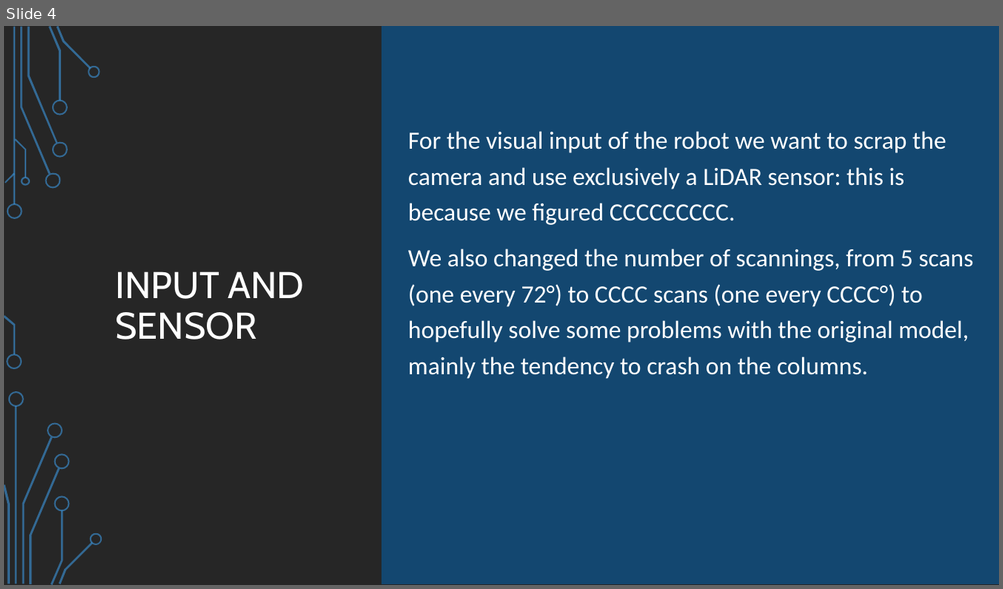
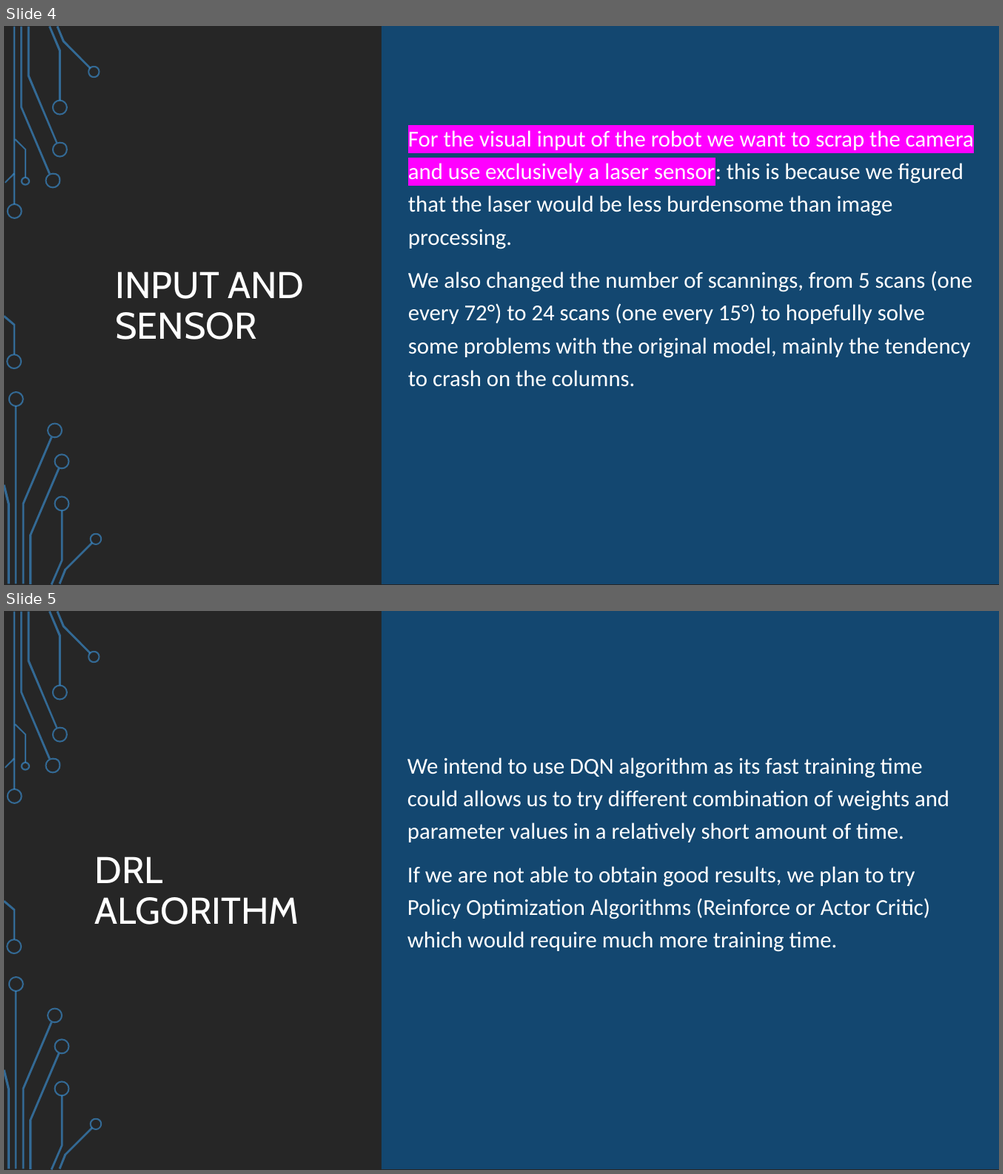
Before and after one commit to SSimuzzz/MobileRobotNavigation, a slide deck: Mini-Project/GroupK.pptx. Shown one above the other, each under a label of ours: slide 4 before the commit, slides 4 and 5 after it. The pictures are 1003x589 and 1003x1174 pixels, drawn with LibreOffice and Linux fonts; fonts in the diff are those of the drawing; background and template pictures are left out. Boxes give left, top, right and bottom in pixels: in the first picture for what was removed or moved away, otherwise in the second. Text is boxed around its words. In the diff, an @@ line names an element or a change of style, - is before the commit and + after.

```diff
--- a/Mini-Project/GroupK.pptx
+++ b/Mini-Project/GroupK.pptx
@@ slide 5 added at (x1=4, y1=611, x2=999, y2=1170), background picture (left out); not listed: 17 template elements that a slide beside it also shows @@
@@ rectangle added at (x1=4, y1=611, x2=999, y2=1170), fill #262626 @@
@@ round diag rect added at (x1=381, y1=611, x2=999, y2=1170), fill #134770 @@
@@ text added at (x1=407, y1=758, x2=949, y2=952), 22 pt, text #FFFFFF @@
+We intend to use DQN algorithm as its fast training time could allows us to try different combination of weights and parameter values in a relatively short amount of time.
+If we are not able to obtain good results, we plan to try Policy Optimization Algorithms (Reinforce or Actor Critic) which would require much more training time.
@@ title added at (x1=94, y1=857, x2=299, y2=925), 36 pt, text #FFFFFF @@
+DRL ALGORITHM
@@ group added at (x1=4, y1=611, x2=102, y2=1170): 24 freeform shapes, 2 rectangles @@
@@ slide 4 changed as well @@
@@ text at (x1=408, y1=130, x2=973, y2=387): text changed; size 24 to 22 pt @@
-For the visual input of the robot we want to scrap the camera and use exclusively a LiDAR sensor: this is because we figured CCCCCCCCC.
-We also changed the number of scannings, from 5 scans (one every 72°) to CCCC scans (one every CCCC°) to hopefully solve some problems with the original model, mainly the tendency to crash on the columns.
+For the visual input of the robot we want to scrap the camera and use exclusively a laser sensor: this is because we figured that the laser would be less burdensome than image processing.
+We also changed the number of scannings, from 5 scans (one every 72°) to 24 scans (one every 15°) to hopefully solve some problems with the original model, mainly the tendency to crash on the columns.
```
Also in this commit, not shown: 6 other slides changed, 1 slide removed, 1 other file.
